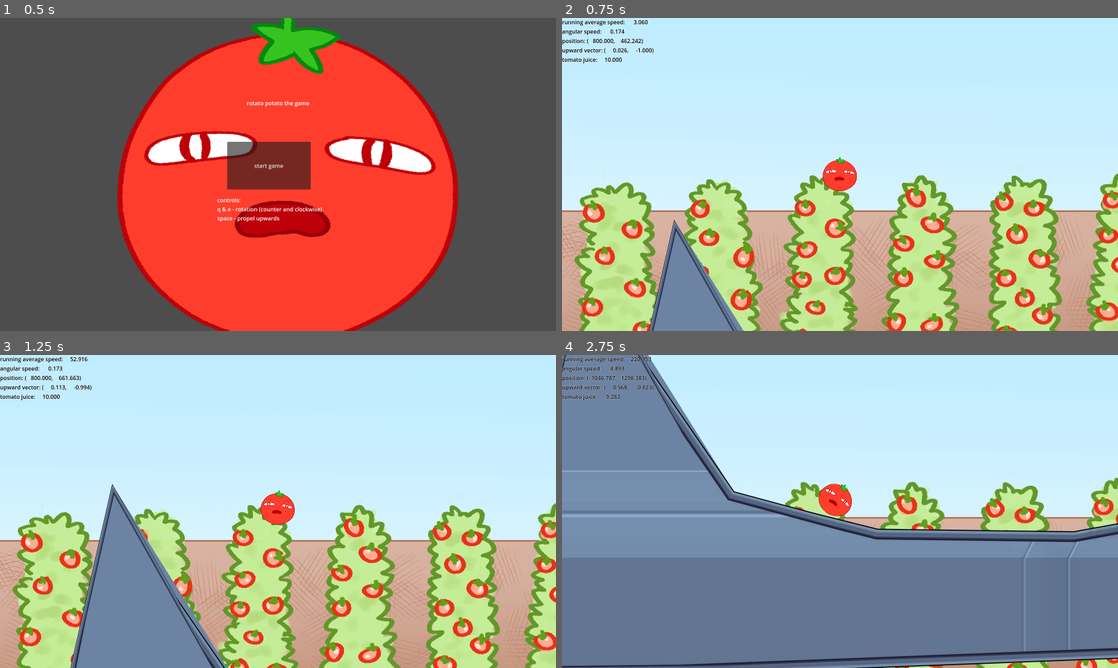
Above: before the commit, frames 1-4 (two rows, left to right).
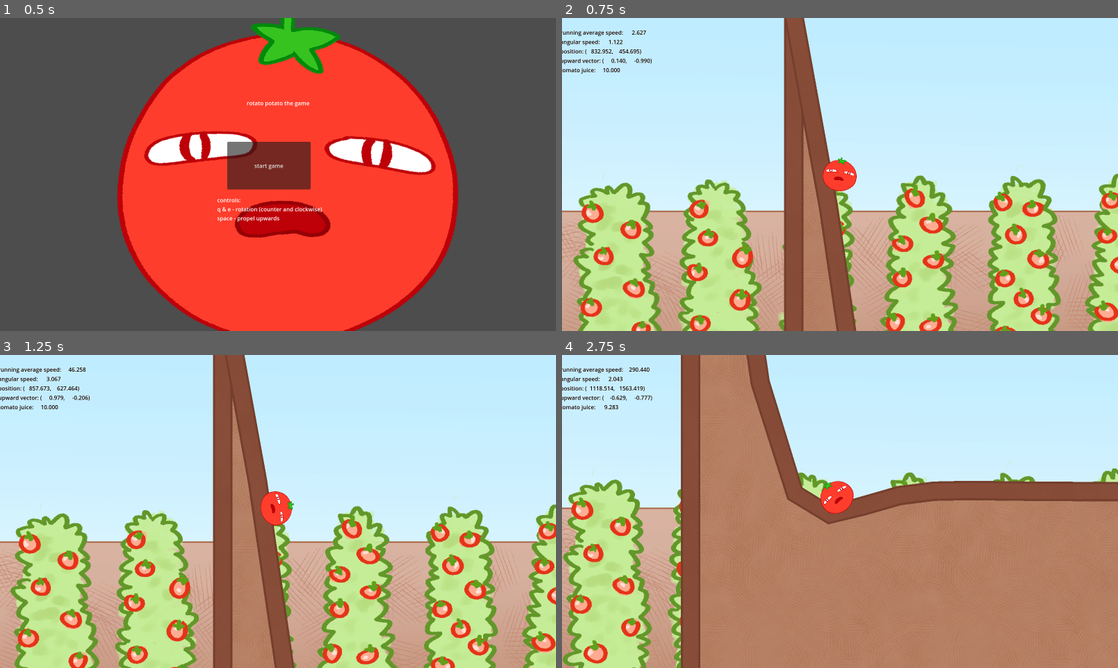
Above: after the commit, the same moments.

Repository: DazyLude/DokiJam2025
Game: Godot game, scene res://scenes/menu.tscn
Same seed, same stepped clock (60 frames per second), same inputs: the game is played once before the commit and once after it.
Inputs (mouse positions are in pixels of both pictures, inside the frame that each line leads up to):
- Up to frame 1 (0.5 s): no input
- Up to frame 2 (0.75 s): click "start game" at 0.5 s
- Up to frame 3 (1.25 s): no input
- Up to frame 4 (2.75 s): tap Enter at 1.25 s; move the mouse to (962, 495) at 1.27 s; hold Space (fly) 1.28-2 s; click (962, 495) at 1.42 s; drag from (728, 527) to (812, 574) at 2.02 s

Frame 1 is identical in both runs. In frame 2, 18% of the frame differs, in the area x 0-100%, y 0-100%; in frame 3, 28%; in frame 4, 75%.

Commit message:
terrain visuals resource imports and organisation very basic terrain generation camera code refactor and player properties adjustments

Diff:
--- a/scenes/game.gd
+++ b/scenes/game.gd
@@ -1,5 +1,7 @@
 extends Node
 
+
+const GENERATOR_SAMPLE_DELTA : float = 100.0;
 
 # this script should handle background switcheroos and terrain generation based on the players coordinate
 # for terrain generation, I think about doing it in chunks using a smooth-ish height(x) function and a samplerate
@@ -13,6 +15,7 @@
 func _ready() -> void:
 	# since hud displays player properties, such as speed and position, we need to pass a reference
 	hud.player = player;
+	generate_terrain(TerrainGenerator.new(), 1000, Vector2(8e-3, 1e3));
 
 
 func _process(delta: float) -> void:
@@ -20,3 +23,65 @@
 		is_gameover = true;
 		# gameover screen -> shop screen -> restart
 		ui_layer.add_child(gameover_scene.instantiate());
+
+
+func generate_terrain(
+		generator : TerrainGenerator,
+		sample_count: int,
+		scale_coords: Vector2,
+	) -> void:
+		generator.scale = scale_coords;
+		var left_appendix := -100.0;
+		generator.prepare_coordinates(sample_count, left_appendix);
+		var points := generator.sample();
+		var ss2d_shape : SS2D_Shape = $Terrain/SS2D_Shape;
+
+		ss2d_shape.clear_points();
+		ss2d_shape.add_points(points);
+
+		# point at 0 should be placed immediately below the player
+		var first_point = points[roundi(-left_appendix / GENERATOR_SAMPLE_DELTA)];
+		ss2d_shape.position = player.position + Vector2(0, 100) - first_point;
+
+		# two additional points needed to draw the terrain
+		var bottom_left = Vector2(points[0].x, 1000.0);
+		var bottom_right = Vector2(points[points.size() - 1].x, 1000.0);
+		ss2d_shape.add_point(bottom_right);
+		ss2d_shape.add_point(bottom_left);
+		ss2d_shape.close_shape(points.size() - 1);
+
+		ss2d_shape.get_point_array().begin_update();
+
+
+class TerrainGenerator:
+	var generator_params: PackedVector2Array;
+	var coordinates: PackedFloat32Array;
+	var scale : Vector2;
+
+
+	func prepare_coordinates(sample_count: int, offset: float) -> void:
+		coordinates.resize(sample_count);
+		for i in sample_count:
+			coordinates[i] = offset + GENERATOR_SAMPLE_DELTA * i;
+
+
+	# simple discrete fourier transform thing + exp*cos
+	func generator_function(x: float) -> float:
+		var x_scaled = x * scale.x;
+		var result : float = exp(-x_scaled) * cos(x_scaled);
+		for param_vec in generator_params:
+			result += param_vec.x * sin(param_vec.y * x_scaled)
+
+		return -result * scale.y;
+
+
+	func sample() -> PackedVector2Array:
+		var result = PackedVector2Array();
+		var size : int = coordinates.size();
+
+		result.resize(size);
+		for i in size:
+			var x = coordinates[i];
+			result[i] = Vector2(x, generator_function(x));
+
+		return result;
--- a/scenes/game.tscn
+++ b/scenes/game.tscn
@@ -11,100 +11,87 @@
 [ext_resource type="Script" uid="uid://cg2cweddrk5r5" path="res://addons/rmsmartshape/materials/edge_material_metadata.gd" id="8_trtic"]
 [ext_resource type="Script" uid="uid://dscgsc3i8npqr" path="res://addons/rmsmartshape/materials/edge_material.gd" id="9_ca42v"]
 [ext_resource type="Script" uid="uid://d1qxh2axj257u" path="res://addons/rmsmartshape/materials/shape_material.gd" id="9_ir15t"]
-[ext_resource type="Texture2D" uid="uid://b3aqa3bj1osvp" path="res://examples/sharp_corner_tapering/assets/tex_metal_edge.png" id="10_rysoc"]
+[ext_resource type="Texture2D" uid="uid://bad5ey7wkh63x" path="res://assets/stages/farm/dirt_edge.png" id="10_ir15t"]
 [ext_resource type="PackedScene" uid="uid://bb3q6mj02qh6c" path="res://scenes/UI/hud.tscn" id="11_kvpfn"]
 [ext_resource type="Script" uid="uid://bmgnl023mtogs" path="res://addons/rmsmartshape/normal_range.gd" id="11_ssvqc"]
-[ext_resource type="Texture2D" uid="uid://bj658oli0klj3" path="res://examples/sharp_corner_tapering/assets/tex_metal_fill.png" id="12_264po"]
-
-[sub_resource type="Resource" id="Resource_ir15t"]
-script = ExtResource("5_kvpfn")
-texture_idx = 0
-flip = false
-width = 1.0
-
-[sub_resource type="Resource" id="Resource_ca42v"]
-script = ExtResource("6_dinhu")
-position = Vector2(207.412, 177.691)
-point_in = Vector2(0, 0)
-point_out = Vector2(0, 0)
-properties = SubResource("Resource_ir15t")
-
-[sub_resource type="Resource" id="Resource_rysoc"]
-script = ExtResource("5_kvpfn")
-texture_idx = 0
-flip = false
-width = 1.0
-
-[sub_resource type="Resource" id="Resource_ssvqc"]
+[ext_resource type="Texture2D" uid="uid://dftdfph41cnpv" path="res://assets/stages/farm/dirt_tile.png" id="12_ca42v"]
+
+[sub_resource type="Resource" id="Resource_264po"]
+script = ExtResource("5_kvpfn")
+texture_idx = -10
+flip = false
+width = 1.0
+
+[sub_resource type="Resource" id="Resource_1kice"]
+script = ExtResource("6_dinhu")
+position = Vector2(185.027, 156.395)
+point_in = Vector2(0, 0)
+point_out = Vector2(0, 0)
+properties = SubResource("Resource_264po")
+
+[sub_resource type="Resource" id="Resource_5newe"]
+script = ExtResource("5_kvpfn")
+texture_idx = 0
+flip = false
+width = 1.0
+
+[sub_resource type="Resource" id="Resource_37s47"]
 script = ExtResource("6_dinhu")
 position = Vector2(702.413, 87.691)
 point_in = Vector2(0, 0)
 point_out = Vector2(0, 0)
-properties = SubResource("Resource_rysoc")
-
-[sub_resource type="Resource" id="Resource_264po"]
-script = ExtResource("5_kvpfn")
-texture_idx = 0
-flip = false
-width = 1.0
-
-[sub_resource type="Resource" id="Resource_1kice"]
+properties = SubResource("Resource_5newe")
+
+[sub_resource type="Resource" id="Resource_bt5mj"]
+script = ExtResource("5_kvpfn")
+texture_idx = 0
+flip = false
+width = 1.0
+
+[sub_resource type="Resource" id="Resource_e1j6l"]
 script = ExtResource("6_dinhu")
 position = Vector2(1164.41, 90.6911)
 point_in = Vector2(0, 0)
 point_out = Vector2(0, 0)
-properties = SubResource("Resource_264po")
-
-[sub_resource type="Resource" id="Resource_5newe"]
-script = ExtResource("5_kvpfn")
-texture_idx = 0
-flip = false
-width = 1.0
-
-[sub_resource type="Resource" id="Resource_37s47"]
-script = ExtResource("6_dinhu")
-position = Vector2(1479.17, 188.163)
-point_in = Vector2(0, 0)
-point_out = Vector2(0, 0)
-properties = SubResource("Resource_5newe")
-
-[sub_resource type="Resource" id="Resource_bt5mj"]
-script = ExtResource("5_kvpfn")
-texture_idx = 0
-flip = false
-width = 1.0
-
-[sub_resource type="Resource" id="Resource_e1j6l"]
+properties = SubResource("Resource_bt5mj")
+
+[sub_resource type="Resource" id="Resource_pl11u"]
+script = ExtResource("5_kvpfn")
+texture_idx = 0
+flip = false
+width = 1.0
+
+[sub_resource type="Resource" id="Resource_bhx41"]
+script = ExtResource("6_dinhu")
+position = Vector2(1478.75, 199.19)
+point_in = Vector2(0, 0)
+point_out = Vector2(0, 0)
+properties = SubResource("Resource_pl11u")
+
+[sub_resource type="Resource" id="Resource_qnb83"]
+script = ExtResource("5_kvpfn")
+texture_idx = 0
+flip = false
+width = 1.0
+
+[sub_resource type="Resource" id="Resource_sww3w"]
 script = ExtResource("6_dinhu")
 position = Vector2(5859.66, 563.029)
 point_in = Vector2(0, 0)
 point_out = Vector2(0, 0)
-properties = SubResource("Resource_bt5mj")
-
-[sub_resource type="Resource" id="Resource_qnb83"]
-script = ExtResource("5_kvpfn")
-texture_idx = 0
-flip = false
-width = 1.0
-
-[sub_resource type="Resource" id="Resource_sww3w"]
+properties = SubResource("Resource_qnb83")
+
+[sub_resource type="Resource" id="Resource_suyxu"]
+script = ExtResource("5_kvpfn")
+texture_idx = 0
+flip = false
+width = 1.0
+
+[sub_resource type="Resource" id="Resource_sgl2t"]
 script = ExtResource("6_dinhu")
 position = Vector2(-1458.59, 584.097)
 point_in = Vector2(0, 0)
 point_out = Vector2(0, 0)
-properties = SubResource("Resource_qnb83")
-
-[sub_resource type="Resource" id="Resource_suyxu"]
-script = ExtResource("5_kvpfn")
-texture_idx = 0
-flip = false
-width = 1.0
-
-[sub_resource type="Resource" id="Resource_sgl2t"]
-script = ExtResource("6_dinhu")
-position = Vector2(-1199.88, -620.25)
-point_in = Vector2(0, 0)
-point_out = Vector2(0, 0)
 properties = SubResource("Resource_suyxu")
 
 [sub_resource type="Resource" id="Resource_qouja"]
@@ -115,63 +102,76 @@
 
 [sub_resource type="Resource" id="Resource_wljb1"]
 script = ExtResource("6_dinhu")
-position = Vector2(-771.032, 62.6509)
+position = Vector2(-1035.93, -616.598)
 point_in = Vector2(0, 0)
 point_out = Vector2(0, 0)
 properties = SubResource("Resource_qouja")
 
 [sub_resource type="Resource" id="Resource_v2yb1"]
 script = ExtResource("5_kvpfn")
+texture_idx = 0
+flip = false
+width = 1.0
+
+[sub_resource type="Resource" id="Resource_js0lu"]
+script = ExtResource("6_dinhu")
+position = Vector2(-598.636, -75.0422)
+point_in = Vector2(0, 0)
+point_out = Vector2(0, 0)
+properties = SubResource("Resource_v2yb1")
+
+[sub_resource type="Resource" id="Resource_gxtfn"]
+script = ExtResource("5_kvpfn")
 texture_idx = -2
 flip = false
 width = 1.0
 
-[sub_resource type="Resource" id="Resource_js0lu"]
-script = ExtResource("6_dinhu")
-position = Vector2(-357.32, 170.418)
-point_in = Vector2(0, 0)
-point_out = Vector2(0, 0)
-properties = SubResource("Resource_v2yb1")
-
-[sub_resource type="Resource" id="Resource_gxtfn"]
-script = ExtResource("5_kvpfn")
-texture_idx = 0
-flip = false
-width = 1.0
-
 [sub_resource type="Resource" id="Resource_twgab"]
 script = ExtResource("6_dinhu")
-position = Vector2(207.412, 177.691)
+position = Vector2(-167.967, 143.044)
 point_in = Vector2(0, 0)
 point_out = Vector2(0, 0)
 properties = SubResource("Resource_gxtfn")
 
 [sub_resource type="Resource" id="Resource_02fa5"]
 script = ExtResource("5_kvpfn")
-texture_idx = 0
+texture_idx = -10
 flip = false
 width = 1.0
 
 [sub_resource type="Resource" id="Resource_nepv3"]
 script = ExtResource("6_dinhu")
+position = Vector2(185.027, 156.395)
+point_in = Vector2(0, 0)
+point_out = Vector2(0, 0)
+properties = SubResource("Resource_02fa5")
+
+[sub_resource type="Resource" id="Resource_05nbr"]
+script = ExtResource("5_kvpfn")
+texture_idx = 0
+flip = false
+width = 1.0
+
+[sub_resource type="Resource" id="Resource_0sl42"]
+script = ExtResource("6_dinhu")
 position = Vector2(928.145, 47.1207)
 point_in = Vector2(0, 0)
 point_out = Vector2(0, 0)
-properties = SubResource("Resource_02fa5")
-
-[sub_resource type="Resource" id="Resource_05nbr"]
-script = ExtResource("5_kvpfn")
-texture_idx = 0
-flip = false
-width = 1.0
-
-[sub_resource type="Resource" id="Resource_0sl42"]
-script = ExtResource("6_dinhu")
-position = Vector2(1735.89, 190.956)
-point_in = Vector2(0, 0)
-point_out = Vector2(0, 0)
 properties = SubResource("Resource_05nbr")
 
+[sub_resource type="Resource" id="Resource_oaba0"]
+script = ExtResource("5_kvpfn")
+texture_idx = -9
+flip = false
+width = 1.0
+
+[sub_resource type="Resource" id="Resource_458eo"]
+script = ExtResource("6_dinhu")
+position = Vector2(1720.62, 175.264)
+point_in = Vector2(0, 0)
+point_out = Vector2(0, 0)
+properties = SubResource("Resource_oaba0")
+
 [sub_resource type="Resource" id="Resource_h3rex"]
 script = ExtResource("5_kvpfn")
 texture_idx = 0
@@ -185,70 +185,210 @@
 point_out = Vector2(0, 0)
 properties = SubResource("Resource_h3rex")
 
+[sub_resource type="Resource" id="Resource_8qswn"]
+script = ExtResource("5_kvpfn")
+texture_idx = 0
+flip = false
+width = 1.0
+
 [sub_resource type="Resource" id="Resource_rm0al"]
-script = ExtResource("5_kvpfn")
-texture_idx = 0
-flip = false
-width = 1.0
+script = ExtResource("6_dinhu")
+position = Vector2(5579.45, 129.717)
+point_in = Vector2(0, 0)
+point_out = Vector2(0, 0)
+properties = SubResource("Resource_8qswn")
 
 [sub_resource type="Resource" id="Resource_i4re6"]
-script = ExtResource("6_dinhu")
-position = Vector2(5579.45, 129.717)
-point_in = Vector2(0, 0)
-point_out = Vector2(0, 0)
-properties = SubResource("Resource_rm0al")
-
-[sub_resource type="Resource" id="Resource_pl11u"]
-script = ExtResource("5_kvpfn")
-texture_idx = 0
-flip = false
-width = 1.0
-
-[sub_resource type="Resource" id="Resource_bhx41"]
-script = ExtResource("6_dinhu")
-position = Vector2(2650.87, 529.499)
-point_in = Vector2(0, 0)
-point_out = Vector2(0, 0)
-properties = SubResource("Resource_pl11u")
-
-[sub_resource type="Resource" id="Resource_oaba0"]
-script = ExtResource("5_kvpfn")
-texture_idx = 0
-flip = false
-width = 1.0
-
-[sub_resource type="Resource" id="Resource_458eo"]
+script = ExtResource("5_kvpfn")
+texture_idx = 0
+flip = false
+width = 1.0
+
+[sub_resource type="Resource" id="Resource_pf7vy"]
+script = ExtResource("6_dinhu")
+position = Vector2(2592.18, 529.499)
+point_in = Vector2(0, 0)
+point_out = Vector2(0, 0)
+properties = SubResource("Resource_i4re6")
+
+[sub_resource type="Resource" id="Resource_o8ni1"]
+script = ExtResource("5_kvpfn")
+texture_idx = 0
+flip = false
+width = 1.0
+
+[sub_resource type="Resource" id="Resource_3hbvx"]
 script = ExtResource("6_dinhu")
 position = Vector2(370.758, 539.838)
 point_in = Vector2(0, 0)
 point_out = Vector2(0, 0)
-properties = SubResource("Resource_oaba0")
-
-[sub_resource type="Resource" id="Resource_8qswn"]
+properties = SubResource("Resource_o8ni1")
+
+[sub_resource type="Resource" id="Resource_q8j3a"]
+script = ExtResource("5_kvpfn")
+texture_idx = 0
+flip = false
+width = 1.0
+
+[sub_resource type="Resource" id="Resource_ms3bu"]
+script = ExtResource("6_dinhu")
+position = Vector2(-1243.96, -267.036)
+point_in = Vector2(0, 0)
+point_out = Vector2(0, 0)
+properties = SubResource("Resource_q8j3a")
+
+[sub_resource type="Resource" id="Resource_7ixpq"]
+script = ExtResource("5_kvpfn")
+texture_idx = 0
+flip = false
+width = 1.0
+
+[sub_resource type="Resource" id="Resource_bk1p3"]
+script = ExtResource("6_dinhu")
+position = Vector2(3843.92, -54.9279)
+point_in = Vector2(0, 0)
+point_out = Vector2(0, 0)
+properties = SubResource("Resource_7ixpq")
+
+[sub_resource type="Resource" id="Resource_n8ral"]
+script = ExtResource("5_kvpfn")
+texture_idx = 0
+flip = false
+width = 1.0
+
+[sub_resource type="Resource" id="Resource_yd4ix"]
+script = ExtResource("6_dinhu")
+position = Vector2(36.0199, 130.987)
+point_in = Vector2(0, 0)
+point_out = Vector2(0, 0)
+properties = SubResource("Resource_n8ral")
+
+[sub_resource type="Resource" id="Resource_66xif"]
+script = ExtResource("5_kvpfn")
+texture_idx = 0
+flip = false
+width = 1.0
+
+[sub_resource type="Resource" id="Resource_bnuda"]
+script = ExtResource("6_dinhu")
+position = Vector2(454.438, 71.5765)
+point_in = Vector2(0, 0)
+point_out = Vector2(0, 0)
+properties = SubResource("Resource_66xif")
+
+[sub_resource type="Resource" id="Resource_0rmfi"]
+script = ExtResource("5_kvpfn")
+texture_idx = 0
+flip = false
+width = 1.0
+
+[sub_resource type="Resource" id="Resource_xbak0"]
+script = ExtResource("6_dinhu")
+position = Vector2(-256.382, 40.6224)
+point_in = Vector2(0, 0)
+point_out = Vector2(0, 0)
+properties = SubResource("Resource_0rmfi")
+
+[sub_resource type="Resource" id="Resource_3x28f"]
+script = ExtResource("5_kvpfn")
+texture_idx = 0
+flip = false
+width = 1.0
+
+[sub_resource type="Resource" id="Resource_l6q63"]
+script = ExtResource("6_dinhu")
+position = Vector2(-83.2858, 206.008)
+point_in = Vector2(0, 0)
+point_out = Vector2(0, 0)
+properties = SubResource("Resource_3x28f")
+
+[sub_resource type="Resource" id="Resource_mmvbu"]
+script = ExtResource("5_kvpfn")
+texture_idx = 1
+flip = false
+width = 1.0
+
+[sub_resource type="Resource" id="Resource_weeiq"]
+script = ExtResource("6_dinhu")
+position = Vector2(92.1753, 116.06)
+point_in = Vector2(0, 0)
+point_out = Vector2(0, 0)
+properties = SubResource("Resource_mmvbu")
+
+[sub_resource type="Resource" id="Resource_uxocx"]
+script = ExtResource("5_kvpfn")
+texture_idx = 0
+flip = false
+width = 1.0
+
+[sub_resource type="Resource" id="Resource_7nv0b"]
+script = ExtResource("6_dinhu")
+position = Vector2(10.0052, 191.851)
+point_in = Vector2(0, 0)
+point_out = Vector2(0, 0)
+properties = SubResource("Resource_uxocx")
+
+[sub_resource type="Resource" id="Resource_o8oq8"]
+script = ExtResource("5_kvpfn")
+texture_idx = 0
+flip = false
+width = 1.0
+
+[sub_resource type="Resource" id="Resource_sxt1d"]
+script = ExtResource("6_dinhu")
+position = Vector2(289.515, 167.651)
+point_in = Vector2(0, 0)
+point_out = Vector2(0, 0)
+properties = SubResource("Resource_o8oq8")
+
+[sub_resource type="Resource" id="Resource_2iuns"]
+script = ExtResource("5_kvpfn")
+texture_idx = -2
+flip = false
+width = 1.0
+
+[sub_resource type="Resource" id="Resource_7gkqi"]
+script = ExtResource("6_dinhu")
+position = Vector2(-623.937, -610.755)
+point_in = Vector2(0, 0)
+point_out = Vector2(0, 0)
+properties = SubResource("Resource_2iuns")
+
+[sub_resource type="Resource" id="Resource_753oq"]
 script = ExtResource("7_kvuet")
 _points = {
-0: SubResource("Resource_ca42v"),
-1: SubResource("Resource_ssvqc"),
-2: SubResource("Resource_1kice"),
-3: SubResource("Resource_37s47"),
-4: SubResource("Resource_e1j6l"),
-6: SubResource("Resource_sww3w"),
-7: SubResource("Resource_sgl2t"),
-8: SubResource("Resource_wljb1"),
-9: SubResource("Resource_js0lu"),
-10: SubResource("Resource_twgab"),
-12: SubResource("Resource_nepv3"),
-13: SubResource("Resource_0sl42"),
+0: SubResource("Resource_1kice"),
+1: SubResource("Resource_37s47"),
+2: SubResource("Resource_e1j6l"),
+3: SubResource("Resource_bhx41"),
+4: SubResource("Resource_sww3w"),
+6: SubResource("Resource_sgl2t"),
+7: SubResource("Resource_wljb1"),
+8: SubResource("Resource_js0lu"),
+9: SubResource("Resource_twgab"),
+10: SubResource("Resource_nepv3"),
+12: SubResource("Resource_0sl42"),
+13: SubResource("Resource_458eo"),
 15: SubResource("Resource_fedci"),
-17: SubResource("Resource_i4re6"),
-18: SubResource("Resource_bhx41"),
-19: SubResource("Resource_458eo")
+17: SubResource("Resource_rm0al"),
+18: SubResource("Resource_pf7vy"),
+19: SubResource("Resource_3hbvx"),
+20: SubResource("Resource_ms3bu"),
+21: SubResource("Resource_bk1p3"),
+22: SubResource("Resource_yd4ix"),
+23: SubResource("Resource_bnuda"),
+24: SubResource("Resource_xbak0"),
+25: SubResource("Resource_l6q63"),
+26: SubResource("Resource_weeiq"),
+27: SubResource("Resource_7nv0b"),
+28: SubResource("Resource_sxt1d"),
+29: SubResource("Resource_7gkqi")
 }
-_point_order = PackedInt32Array(0, 1, 12, 2, 3, 13, 15, 17, 4, 18, 19, 6, 7, 8, 9, 10)
+_point_order = PackedInt32Array(0, 28, 23, 1, 12, 2, 3, 13, 15, 21, 17, 4, 18, 19, 6, 20, 7, 29, 8, 24, 9, 25, 27, 22, 26, 10)
 _constraints = {
 Vector2i(0, 10): 15
 }
-_next_key = 20
+_next_key = 30
 _material_overrides = {}
 tessellation_stages = 3
 tessellation_tolerance = 6.0
@@ -256,7 +396,7 @@
 
 [sub_resource type="Resource" id="Resource_7025r"]
 script = ExtResource("9_ca42v")
-textures = Array[Texture2D]([ExtResource("10_rysoc")])
+textures = Array[Texture2D]([ExtResource("10_ir15t")])
 textures_corner_outer = Array[Texture2D]([])
 textures_corner_inner = Array[Texture2D]([])
 textures_taper_left = Array[Texture2D]([])
@@ -264,15 +404,15 @@
 textures_taper_corner_left = Array[Texture2D]([])
 textures_taper_corner_right = Array[Texture2D]([])
 randomize_texture = false
-use_corner_texture = true
-use_taper_texture = true
-fit_mode = 1
+use_corner_texture = false
+use_taper_texture = false
+fit_mode = 0
 metadata/_custom_type_script = "uid://dscgsc3i8npqr"
 
 [sub_resource type="Resource" id="Resource_8ool0"]
 script = ExtResource("11_ssvqc")
-begin = 0.0
-distance = 360.0
+begin = 275.0
+distance = 350.0
 edgeRendering = Vector2(0, 0)
 
 [sub_resource type="Resource" id="Resource_pr1ej"]
@@ -280,7 +420,7 @@
 edge_material = SubResource("Resource_7025r")
 normal_range = SubResource("Resource_8ool0")
 weld = true
-taper_sharp_corners = false
+taper_sharp_corners = true
 render = true
 z_index = 0
 z_as_relative = true
@@ -290,10 +430,10 @@
 [sub_resource type="Resource" id="Resource_m4url"]
 script = ExtResource("9_ir15t")
 _edge_meta_materials = Array[ExtResource("8_trtic")]([SubResource("Resource_pr1ej")])
-fill_textures = Array[Texture2D]([ExtResource("12_264po")])
+fill_textures = Array[Texture2D]([ExtResource("12_ca42v")])
 fill_texture_z_index = -10
 fill_texture_show_behind_parent = false
-fill_texture_scale = 1.0
+fill_texture_scale = 0.6
 fill_texture_absolute_position = false
 fill_texture_absolute_rotation = false
 fill_texture_offset = Vector2(0, 0)
@@ -326,18 +466,21 @@
 [node name="Terrain" type="Node" parent="."]
 
 [node name="SS2D_Shape" type="Node2D" parent="Terrain"]
-position = Vector2(1523, 1215)
+texture_repeat = 2
+position = Vector2(1523, 1212)
 script = ExtResource("4_vtaks")
-_points = SubResource("Resource_8qswn")
+_points = SubResource("Resource_753oq")
 shape_material = SubResource("Resource_m4url")
+collision_generation_method = 1
 collision_update_mode = 2
+collision_size = 64.0
 collision_polygon_node_path = NodePath("../StaticBody2D/CollisionShape2D")
 metadata/_custom_type_script = "uid://bxh60lo5clvos"
 
 [node name="StaticBody2D" type="StaticBody2D" parent="Terrain"]
 
 [node name="CollisionShape2D" type="CollisionPolygon2D" parent="Terrain/StaticBody2D"]
-polygon = PackedVector2Array(1730.41, 1392.69, 2225.41, 1302.69, 2451.14, 1262.12, 2687.41, 1305.69, 3002.17, 1403.16, 3258.89, 1405.96, 3452.24, 1280.98, 7102.45, 1344.72, 7382.66, 1778.03, 4173.87, 1744.5, 1893.76, 1754.84, 64.4098, 1799.1, 323.124, 594.75, 751.968, 1277.65, 1165.68, 1385.42, 1730.41, 1392.69)
+polygon = PackedVector2Array(1708.03, 1368.39, 1812.51, 1379.63, 1977.43, 1283.56, 2225.41, 1299.69, 2451.15, 1259.11, 2687.41, 1302.69, 3001.75, 1411.18, 3243.62, 1387.26, 3452.24, 1277.97, 5366.92, 1157.07, 7102.48, 1341.68, 7382.89, 1775.16, 4115.18, 1741.5, 1893.76, 1751.84, 64.2559, 1796.22, 279.031, 944.962, 487.038, 595.344, 899.157, 601.147, 924.433, 1136.91, 1266.63, 1252.61, 1355.03, 1355.04, 1439.72, 1417.97, 1532.97, 1403.8, 1558.99, 1342.95, 1615.18, 1328.03)
 
 [node name="Player" parent="." instance=ExtResource("2_lnu2h")]
 position = Vector2(800, 450)
@@ -348,3 +491,7 @@
 
 [node name="HUD" parent="UILayer" instance=ExtResource("11_kvpfn")]
 z_index = 1
+offset_left = -5.0
+offset_top = 30.0
+offset_right = -5.0
+offset_bottom = 30.0
--- a/scenes/player/player.gd
+++ b/scenes/player/player.gd
@@ -11,7 +11,7 @@
 const FLY_ACCEL = 1800.0; # in px/s^2, g (980px/s2) + bonus
 
 ## speed at which the player is considered stationary
-const SPEED_LOWER_LIMIT = 0.01; # in px/s
+const SPEED_LOWER_LIMIT = 0.5; # in px/s
 
 ## players running average velocity is calculated over VELOCITY_AVG_LIMIT amount of frames
 const VELOCITY_AVG_LIMIT := 240;
@@ -32,6 +32,9 @@
 
 	if Input.is_action_pressed(&"fly"):
 		try_propel_upward(delta);
+
+	# TODO rolling friction
+	# TODO air friction
 
 
 func _process(delta: float) -> void:
@@ -81,6 +84,4 @@
 
 	# calculate new camera offset
 	var vel_len := velocity_avg.length();
-	var vel_dir := velocity_avg.normalized().rotated(-rotation);
-
-	$Camera2D.position = vel_dir * vel_len * CAMERA_LLG / (1 + vel_len * CAMERA_LG);
+	$Camera2D.position = velocity_avg.rotated(-rotation) * CAMERA_LLG / (1 + vel_len * CAMERA_LG);
--- a/scenes/player/player.tscn
+++ b/scenes/player/player.tscn
@@ -1,12 +1,12 @@
 [gd_scene load_steps=5 format=3 uid="uid://dsygnq6v144q2"]
 
 [ext_resource type="Script" uid="uid://b4xgne00eu2bu" path="res://scenes/player/player.gd" id="1_dovo2"]
-[ext_resource type="Texture2D" uid="uid://dd0gbky8jy8uv" path="res://assets/skinsuits/tomato.png" id="2_gmlin"]
+[ext_resource type="Texture2D" uid="uid://dd0gbky8jy8uv" path="res://assets/skinsuits/tomato/tomato.png" id="2_gmlin"]
 
 [sub_resource type="PhysicsMaterial" id="PhysicsMaterial_dovo2"]
-friction = 0.8
+friction = 0.75
 rough = true
-bounce = 0.25
+bounce = 0.1
 
 [sub_resource type="CapsuleShape2D" id="CapsuleShape2D_lvxji"]
 radius = 450.0
Binary file added: assets/buttons/button.png
Not shown, added: assets/buttons/button.png.import
Binary file added: assets/buttons/button_clicked.png
Not shown, added: assets/buttons/button_clicked.png.import
Binary file added: assets/buttons/button_hover.png
Not shown, added: assets/buttons/button_hover.png.import
Binary file added: assets/buttons/menu_settings.png
Not shown, added: assets/buttons/menu_settings.png.import
Binary file added: assets/buttons/menu_settings_clicked.png
Not shown, added: assets/buttons/menu_settings_clicked.png.import
Binary file added: assets/buttons/menu_settings_hover.png
Not shown, added: assets/buttons/menu_settings_hover.png.import
(and 37 more such lines)
